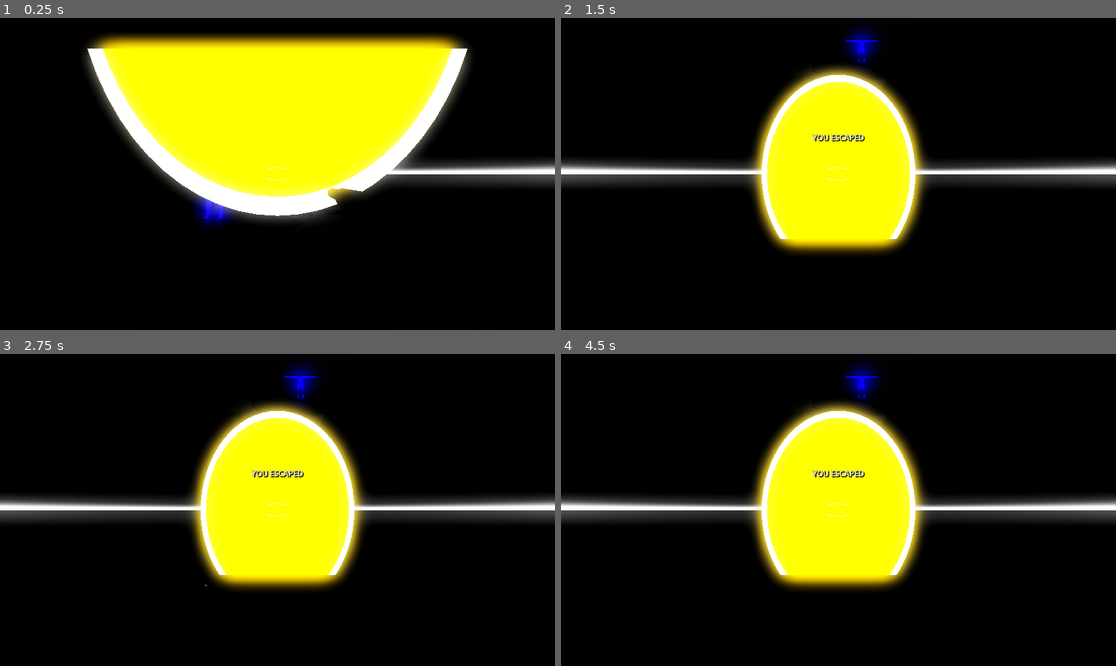
Above: before the commit, frames 1-4 (two rows, left to right).
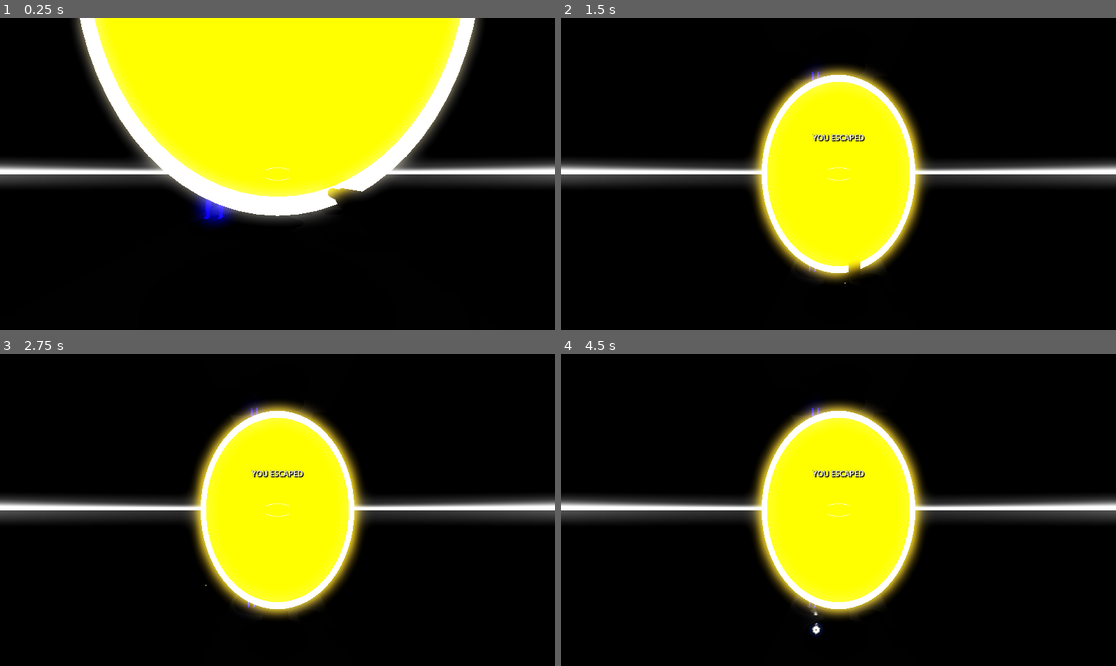
Above: after the commit, the same moments.

Repository: Games4Doritos/UWAGameJam2
Game: Godot game, scene res://Scenes/world.tscn
Two runs of this game, one before a commit and one after it. Both use one fixed random seed, a clock stepped at 60 frames per second and the inputs below. This scene is started directly instead of the project's main scene.
Inputs (mouse positions are in pixels of both pictures, inside the frame that each line leads up to):
- Up to frame 1 (0.25 s): no input
- Up to frame 2 (1.5 s): move the mouse to (866, 174) at 0.52 s; hold Shift (run) 0.53-1.28 s; hold W (forward) from 0.53 s (still down); click (866, 174) at 0.67 s; tap Space (jump) at 0.77 s; move the mouse to (810, 174) at 1.27 s; click (810, 174) at 1.35 s
- Up to frame 3 (2.75 s): keep holding W (forward); tap Space (jump) at 1.52 s; tap Enter at 2 s; move the mouse to (288, 503) at 2.02 s; hold Shift (run) from 2.03 s (still down); click (288, 503) at 2.17 s
- Up to frame 4 (4.5 s): keep holding W (forward); tap Space (jump) at 2.75, 3.02, 3.77 s; move the mouse to (832, 516) at 2.77 s; release Shift (run) at 2.78 s; click (832, 516) at 2.85 s; move the mouse to (877, 513) at 3.52 s; hold Shift (run) 3.53-4.28 s; click (877, 513) at 3.67 s; tap Enter at 4.25 s; move the mouse to (794, 506) at 4.27 s; click (794, 506) at 4.35 s

The runs differ from the first frame. In frame 1, 9.3% of the frame differs, in the area x 0-87%, y 0-54%; in frame 2, 3.0%; in frame 3, 3.1%; in frame 4, 3.2%.

Commit message:
Removed leftover meshes and flipped top platform
- Removed purple meshes
- Flipped top platform so the enemies spawn on the inner instead of outer

Diff:
--- a/Scenes/world.tscn
+++ b/Scenes/world.tscn
@@ -1,13 +1,13 @@
-[gd_scene load_steps=15 format=3 uid="uid://iwfgkvarjm0n"]
+[gd_scene load_steps=13 format=3 uid="uid://iwfgkvarjm0n"]
 
 [ext_resource type="Script" uid="uid://dj1wthwtr1vnm" path="res://Scripts/world.gd" id="1_a02cp"]
-[ext_resource type="PackedScene" uid="uid://o3ub2oantqqe" path="res://Scenes/Player.tscn" id="3_5a7ea"]
+[ext_resource type="PackedScene" uid="uid://o3ub2oantqqe" path="res://Scenes/player.tscn" id="3_5a7ea"]
 [ext_resource type="PackedScene" uid="uid://drljc12idjfwg" path="res://Scenes/pauseMenu.tscn" id="3_8j60k"]
 [ext_resource type="PackedScene" uid="uid://cyxhqcptr46vf" path="res://Scenes/platform.tscn" id="4_8j60k"]
 [ext_resource type="PackedScene" uid="uid://08c42j810hqm" path="res://Scenes/enemy.tscn" id="5_fo5ed"]
 [ext_resource type="PackedScene" uid="uid://bku0fcxthrbtm" path="res://Scenes/world_boundary.tscn" id="6_5ukr8"]
 [ext_resource type="PackedScene" uid="uid://o7drq7xbcxxg" path="res://Scenes/portal.tscn" id="7_o06y3"]
-[ext_resource type="PackedScene" uid="uid://cc88tjur4l33c" path="res://Scenes/game_over.tscn" id="8_k7acu"]
+[ext_resource type="PackedScene" path="res://Scenes/game_over.tscn" id="8_k7acu"]
 
 [sub_resource type="ProceduralSkyMaterial" id="ProceduralSkyMaterial_5ukr8"]
 sky_top_color = Color(0, 0, 0, 1)
@@ -36,11 +36,6 @@
 dof_blur_far_transition = 8192.0
 dof_blur_amount = 0.0
 
-[sub_resource type="BoxMesh" id="BoxMesh_a02cp"]
-
-[sub_resource type="StandardMaterial3D" id="StandardMaterial3D_5a7ea"]
-albedo_color = Color(1, 0.2, 1, 1)
-
 [node name="Node3D3" type="Node3D"]
 script = ExtResource("1_a02cp")
 
@@ -48,22 +43,8 @@
 environment = SubResource("Environment_a02cp")
 camera_attributes = SubResource("CameraAttributesPractical_5ukr8")
 
-[node name="CSGMesh3D" type="CSGMesh3D" parent="."]
-transform = Transform3D(-8.603006, 0, 0, 0, -0.0498811, 0, 0, 0, -7.895674, 0.028707623, 0.046147585, 0)
-use_collision = true
-flip_faces = true
-mesh = SubResource("BoxMesh_a02cp")
-material = SubResource("StandardMaterial3D_5a7ea")
-
 [node name="pauseMenu" parent="." instance=ExtResource("3_8j60k")]
 visible = false
-
-[node name="CSGMesh3D2" type="CSGMesh3D" parent="."]
-transform = Transform3D(-8.603006, 0, 0, 0, -0.0498811, 0, 0, 0, -7.895674, 0.028707623, 5.1450367, 0)
-use_collision = true
-flip_faces = true
-mesh = SubResource("BoxMesh_a02cp")
-material = SubResource("StandardMaterial3D_5a7ea")
 
 [node name="player" parent="." instance=ExtResource("3_5a7ea")]
 transform = Transform3D(1, 0, 0, 0, 1, 0, 0, 0, 1, 0, 2.2996776, 0)
@@ -75,15 +56,8 @@
 wait_time = 5.0
 autostart = true
 
-[node name="CSGMesh3D4" type="CSGMesh3D" parent="."]
-transform = Transform3D(-0.25738096, 0.027227357, 0, -10.768595, 0.42369187, 0, 0, 0, 62.34163, -9.358684, 0.043846164, -1.0424061)
-use_collision = true
-flip_faces = true
-mesh = SubResource("BoxMesh_a02cp")
-material = SubResource("StandardMaterial3D_5a7ea")
-
 [node name="top" parent="." instance=ExtResource("4_8j60k")]
-transform = Transform3D(1, 0, 0, 0, 1, 0, 0, 0, 1, 0, 20, -100)
+transform = Transform3D(-1, 8.742278e-08, 0, -8.742278e-08, -1, 0, 0, 0, 1, 0, 20, -100)
 
 [node name="WorldBoundary" parent="." instance=ExtResource("6_5ukr8")]
 transform = Transform3D(1, 0, 0, 0, 1, 0, 0, 0, 1, 0, -39.52157, 0)
Not shown: 1 places in Scripts/win.tscn that only renumber resources
